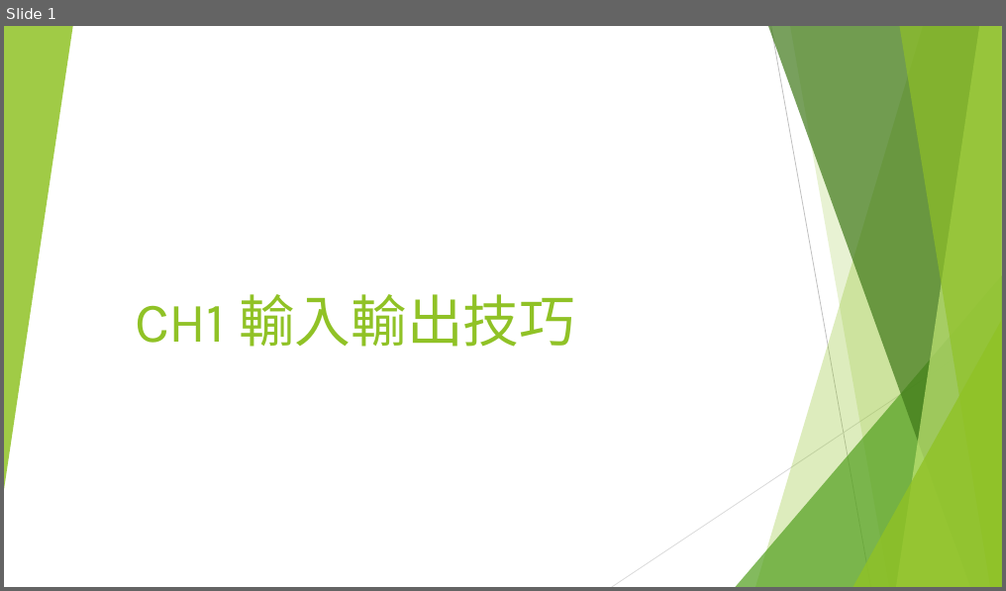
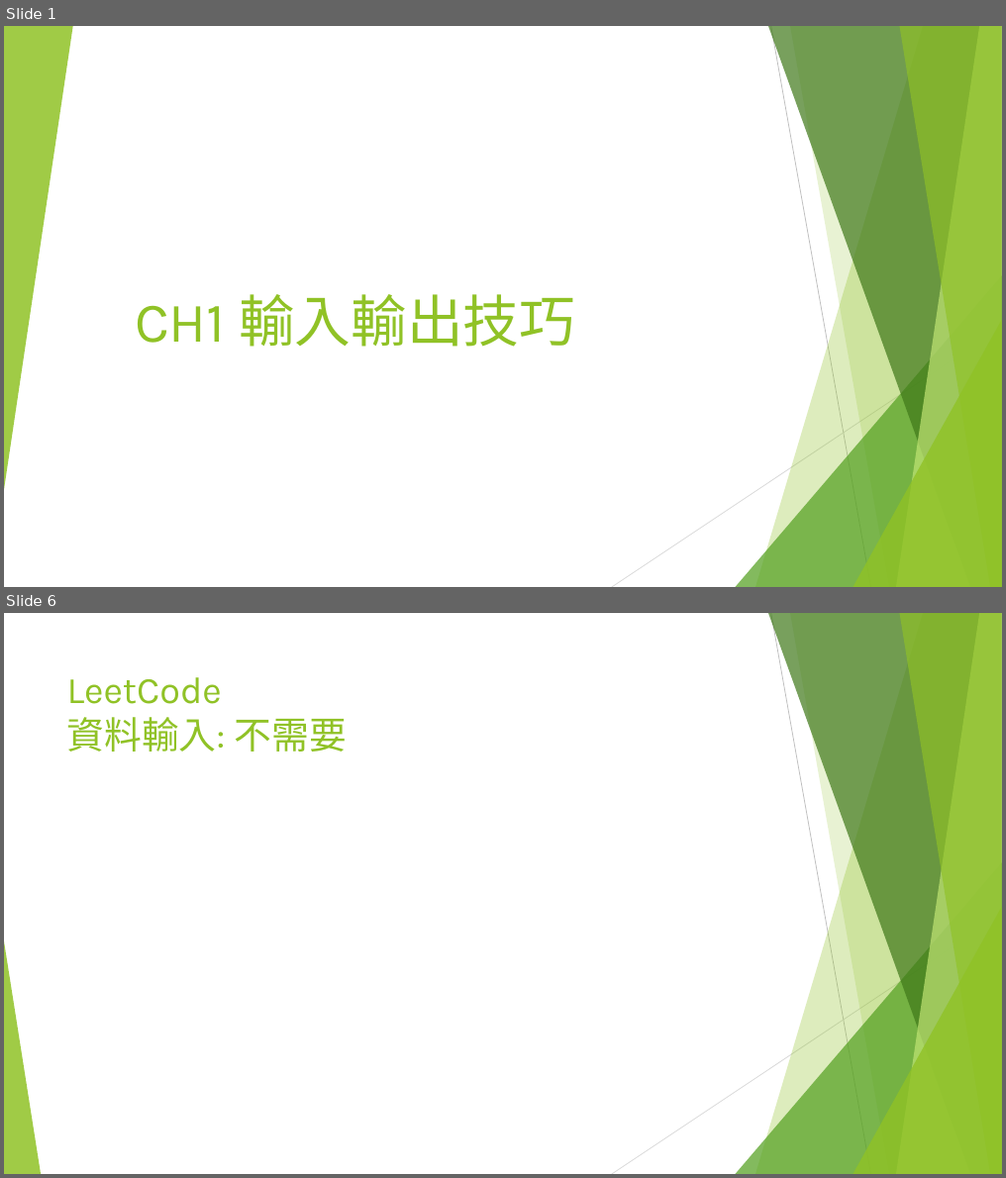
Before and after one commit to d823944/Python4Us, a slide deck: Slide_APCS/CH1 輸入輸出技巧.pptx. Shown one above the other, each under a label of ours: slide 1 before the commit, slides 1 and 6 after it; the slides between them are not shown. The pictures are 1006x591 and 1006x1178 pixels, drawn with LibreOffice and Linux fonts; fonts in the diff are those of the drawing. Boxes give left, top, right and bottom in pixels: in the first picture for what was removed or moved away, otherwise in the second. Text is boxed around its words. In the diff, an @@ line names an element or a change of style, - is before the commit and + after.

```diff
--- a/Slide_APCS/CH1 輸入輸出技巧.pptx
+++ b/Slide_APCS/CH1 輸入輸出技巧.pptx
@@ slide 6 added at box(4, 613, 1002, 1174), background #FFFFFF; not listed: 9 template elements that a slide beside it also shows @@
@@ title added at box(67, 677, 346, 752), 36 pt, text #90C226 @@
+LeetCode
+資料輸入: 不需要
@@ triangle added at box(4, 942, 41, 1174), fill #90C226 at 85% opacity @@
```
Also in this commit, not shown: 5 slides changed, 2 other files.
